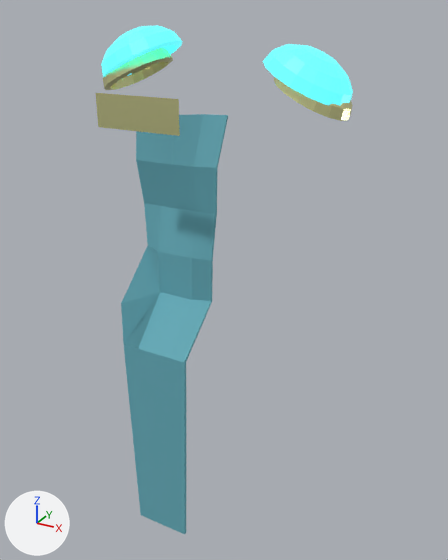
An edit to the glTF model hollowmere/Assets/Resources/Models/hexweaver_chest_3.glb, drawn before and after from the same camera.
Both versions are drawn from a camera (50 mm lens) standing at (0.501, -1.037, 1.539) and looking at (-0.027, -0.077, 1.059). Lighting does not change. The marker at lower left points along +X, +Y and +Z. The first picture is the older version. Where no turn or scale is listed for an object, it has been applied to the vertices. Vertices at exactly the same position are counted once.

In view in the first picture: 'hexweaver_chest_3'.
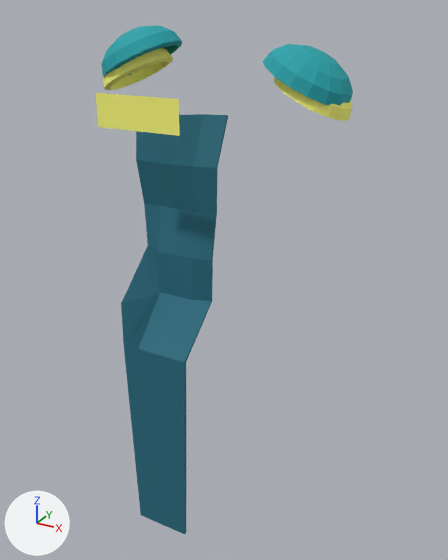
Pixel boxes (x1, y1, x2, y2) of what changed, in the pictures (448 x 560 px):
'hexweaver_chest_3', recoloured, surface changed (darker): (96, 25, 353, 534) in both
part 1 of me_p, recoloured (darker): (101, 25, 353, 105) in both
part 2 of me_p, recoloured (beige to yellow): (96, 48, 353, 136) in both
part 3 of me_p, recoloured (darker): (121, 114, 228, 534) in both

What changed in the scene script:
```text
Add img_hexweaver_chest_3_palette:
    img_hexweaver_chest_3_palette = load_image('hexweaver_chest_3_palette', '_unpacked/hexweaver_chest_3_palette', 256, 256, 'sRGB')
Add mat_hexweaver_chest_3_mat:
    mat_hexweaver_chest_3_mat = principled_material('hexweaver_chest_3_mat')
    mat_hexweaver_chest_3_mat.texture = img_hexweaver_chest_3_palette
    mat_hexweaver_chest_3_mat.roughness = 0.8
Change me_p:
    where me_p.from_pydata(...)  # 640 vertices, 1248 faces; spans x -0.315..0.167, y -0.296..0.091, z 0.612..1.509
    used by ob_hexweaver_chest_3; location = (0.0, 0.0, 0.0)
    me_p part 1: all 512 faces that had it switch from mat_main (cyan #5fd1d6, glowing cyan #59e7ec) to mat_hexweaver_chest_3_mat (picture img_hexweaver_chest_3_palette)
    me_p part 2: all 520 faces that had it switch from mat_trim (beige #ffffba) to mat_hexweaver_chest_3_mat (picture img_hexweaver_chest_3_palette)
    me_p part 3: all 216 faces that had it switch from mat_cloth (cyan #65acba) to mat_hexweaver_chest_3_mat (picture img_hexweaver_chest_3_palette)
    me_p part 4: texture (UV) coordinates changed
```
